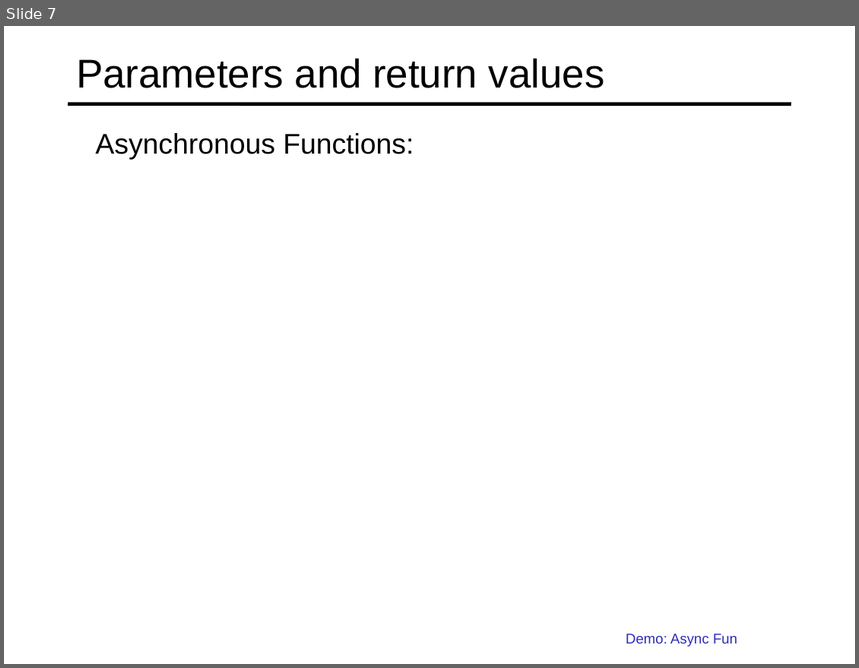
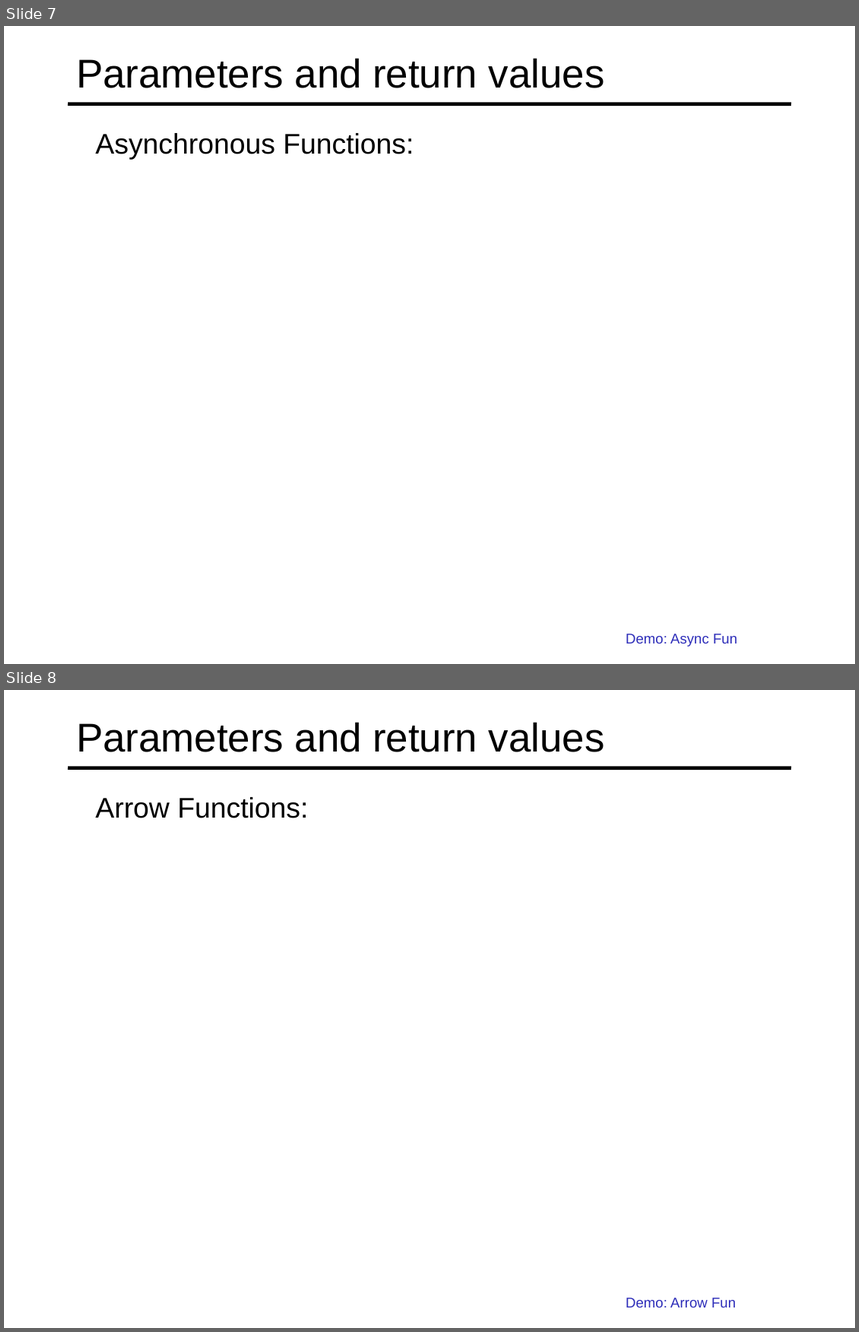
Before and after one commit to specter01wj/Jago_Link_Training, a slide deck: Angular/Angular12/TypeScript Fundamentals/3-Creating-And-Using-Functions/L3_Classes and Interfaces.ppt. Shown one above the other, each under a label of ours: slide 7 before the commit, slides 7 and 8 after it. The pictures are 859x668 and 859x1332 pixels, drawn with LibreOffice and Linux fonts; fonts in the diff are those of the drawing. Boxes give left, top, right and bottom in pixels: in the first picture for what was removed or moved away, otherwise in the second. Text is boxed around its words. In the diff, an @@ line names an element or a change of style, - is before the commit and + after.

```diff
--- a/Angular/Angular12/TypeScript Fundamentals/3-Creating-And-Using-Functions/L3_Classes and Interfaces.ppt
+++ b/Angular/Angular12/TypeScript Fundamentals/3-Creating-And-Using-Functions/L3_Classes and Interfaces.ppt
@@ slide 8 added at (4,690,855,1328), background #FFFFFF; not listed: 1 template element that a slide beside it also shows @@
@@ title added at (76,722,605,752), 34 pt, text #000000 @@
+Parameters and return values
@@ text added at (95,797,308,818), 24 pt, text #000000 @@
+  Arrow Functions:
@@ text added at (626,1298,736,1308), 12 pt, text #2D2DB9 @@
+  Demo: Arrow Fun
```
Also in this commit, not shown: 1 slide changed, 4 other slides added, 19 slides removed.
